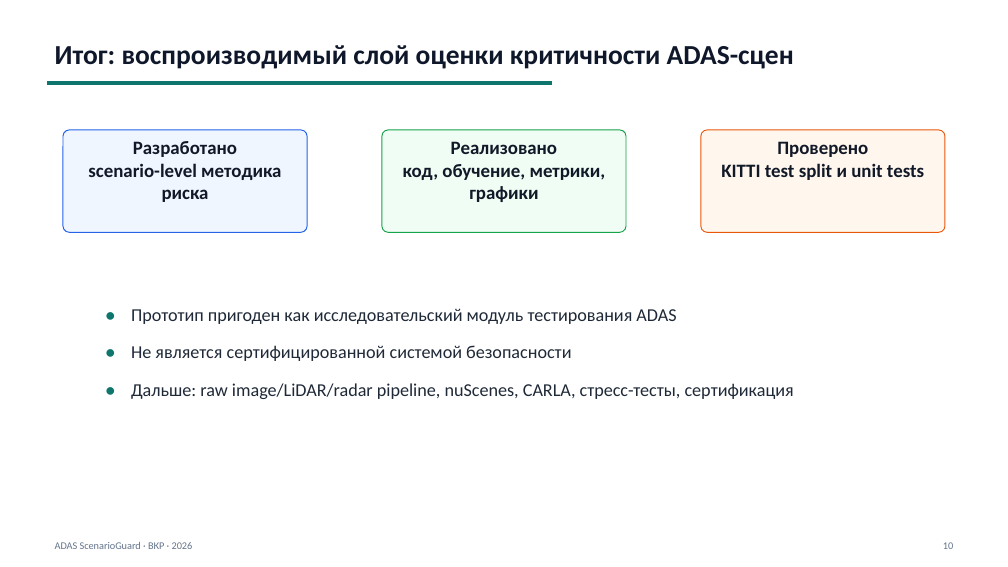
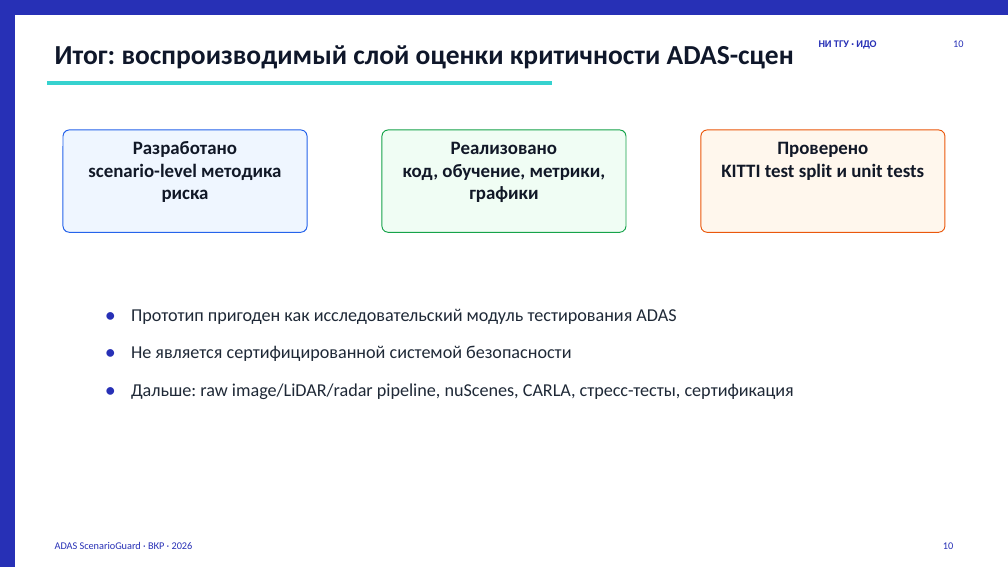
Before and after one commit to Vlad-Git-54/adas-scenarioguard, a slide deck: slide 10 of Marianovskiy_VKR_ADAS_defense_final.pptx. Drawn at 1008x567 pixels with LibreOffice and Linux fonts; fonts in the diff are those of the drawing. Boxes give left, top, right and bottom in pixels: in the first picture for what was removed or moved away, otherwise in the second. Text is boxed around its words. In the diff, an @@ line names an element or a change of style, - is before the commit and + after.

```diff
--- a/Marianovskiy_VKR_ADAS_defense_final.pptx
+++ b/Marianovskiy_VKR_ADAS_defense_final.pptx
@@ rectangle added at bbox=[0, 0, 1008, 14], fill #2730B6, outline #2730B6 0 pt @@
@@ rectangle added at bbox=[0, 0, 14, 567], fill #2730B6, outline #2730B6 0 pt @@
@@ text added at bbox=[819, 40, 876, 49], 9.8 pt, text #2730B6, bold @@
+НИ ТГУ · ИДО
@@ text added at bbox=[953, 40, 963, 47], 9.8 pt, text #2730B6 @@
+10
@@ rectangle at bbox=[47, 82, 551, 84]: fill #0F766E to #36D2CF; outline #0F766E 0 pt to #36D2CF 0 pt @@
@@ text colour #0F766E to #2730B6 in 3 elements at bbox=[98, 299, 117, 323], bbox=[98, 337, 117, 361], bbox=[98, 375, 117, 399] @@
@@ text "ADAS ScenarioGuard · ВКР · ..." at bbox=[55, 542, 193, 549]: text colour #64748B to #2730B6 @@
@@ text "10" at bbox=[943, 542, 953, 549]: text colour #64748B to #2730B6 @@
```
Also in this commit, not shown: 9 other slides changed, 19 other files.
